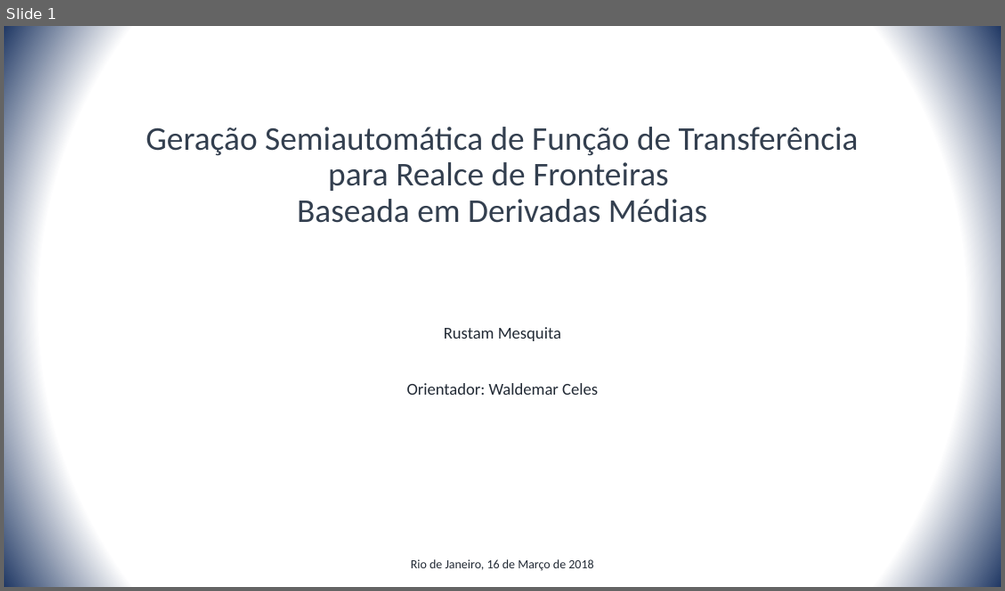
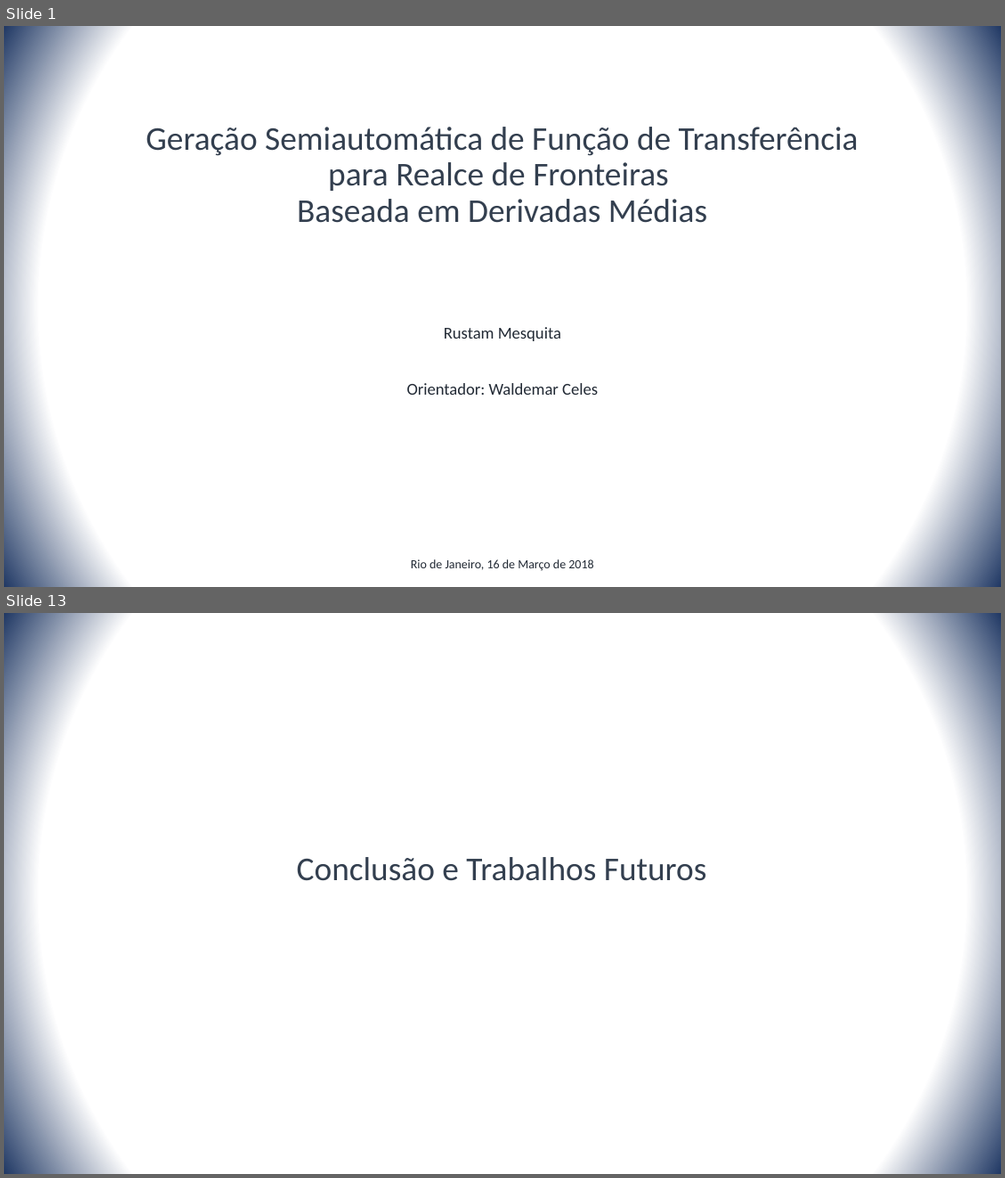
Before and after one commit to rustanitu/atfgtex, a slide deck: presentation/presentation.pptm. Shown one above the other, each under a label of ours: slide 1 before the commit, slides 1 and 13 after it; the slides between them are not shown. The pictures are 1005x591 and 1005x1178 pixels, drawn with LibreOffice and Linux fonts; fonts in the diff are those of the drawing. Boxes give left, top, right and bottom in pixels: in the first picture for what was removed or moved away, otherwise in the second. Text is boxed around its words. In the diff, an @@ line names an element or a change of style, - is before the commit and + after.

```diff
--- a/presentation/presentation.pptm
+++ b/presentation/presentation.pptm
@@ slide 13 added at bbox=[4, 613, 1001, 1174], background gradient #FFFFFF to #203864 @@
@@ title added at bbox=[297, 857, 707, 881], 32 pt, text #333F50 @@
+Conclusão e Trabalhos Futuros
```
Also in this commit, not shown: 13 other slides added, 4 slides removed.
